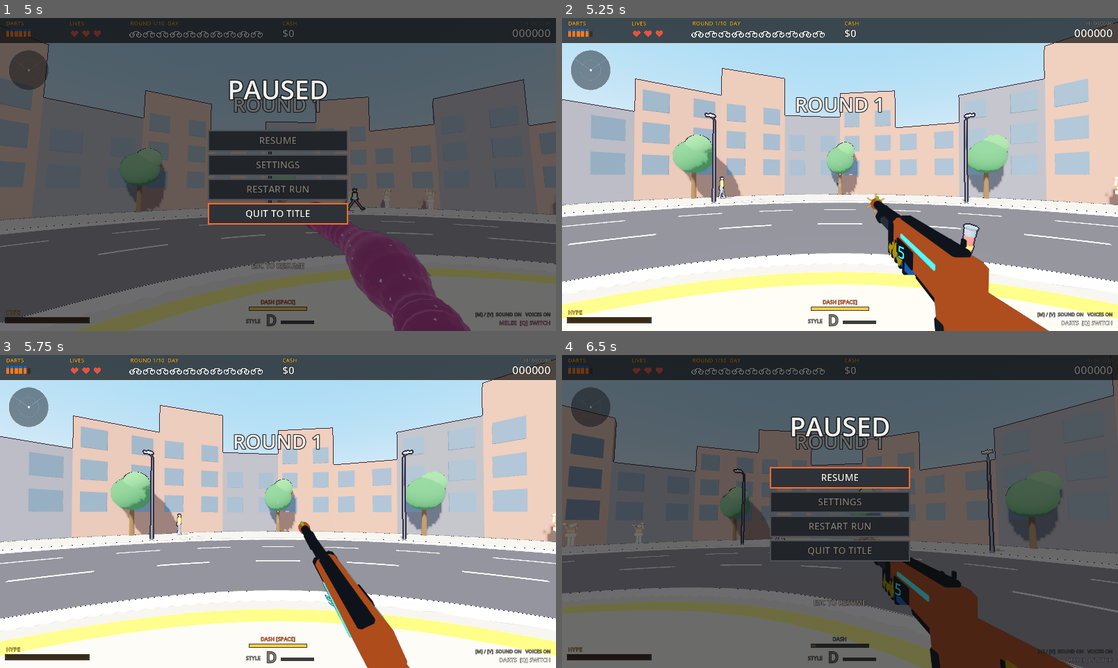
Above: before the commit, frames 1-4 (two rows, left to right).
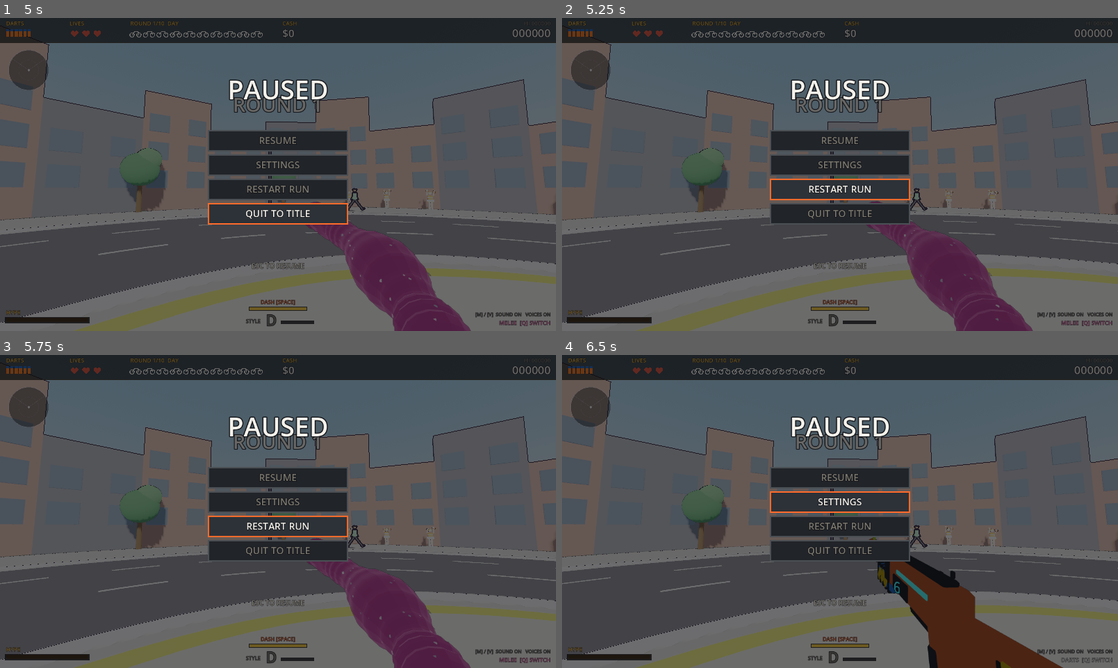
Above: after the commit, the same moments.

Repository: GVihi/FstreliBiciklina3D
Game: Godot game, scene res://main.tscn
The game is run twice, just before and just after one commit, with the same random seed, the same clock (stepped at 60 frames per second) and the same inputs.
Inputs (mouse positions are in pixels of both pictures, inside the frame that each line leads up to):
- Up to frame 1 (5 s): tap Enter at 0.5, 2.75 s; move the mouse to (400, 158) at 0.52 s; hold Right 0.53-1.25 s; tap Tab at 0.6, 2.1 s; click (400, 158) at 0.67 s; tap Space at 0.77, 1.25, 3.77, 4.25 s; tap R at 0.8, 2.3, 3.8 s; drag from (166, 190) to (250, 237) at 1.27 s; move the mouse to (333, 105) at 2.02 s; hold Right 2.03-2.75 s; click (333, 105) at 2.17 s; drag from (250, 237) to (111, 127) at 2.77 s; move the mouse to (444, 221) at 3.52 s; hold Left 3.53-4.25 s; tap Q at 3.6 s; click (444, 221) at 3.67 s; drag from (111, 127) to (194, 96) at 4.27 s
- Up to frame 2 (5.25 s): move the mouse to (867, 174) at 5.02 s; hold Down from 5.03 s (still down); tap Keypad Enter at 5.1 s; click (867, 174) at 5.17 s
- Up to frame 3 (5.75 s): keep holding Down; tap R at 5.3 s
- Up to frame 4 (6.5 s): move the mouse to (817, 505) at 5.77 s; release Down at 5.78 s; hold Right from 5.78 s (still down); tap 1 at 5.85 s; click (817, 505) at 5.92 s; tap Space at 6.02 s; tap Tab at 6.05 s

Frame 1 is identical in both runs. In frame 2, 100% of the frame differs, in the area x 0-100%, y 0-100%; in frame 3, 100%; in frame 4, 22%.

Commit message:
Ask for confirmation before Restart Run and Quit to Title
Roadmap: Milestone A, Menu follow-ups, "Confirm before Restart Run /
Quit to Title".

- Both pause menu entries open a confirmation page ("RESTART RUN?" /
  "QUIT TO TITLE?") that says the run will be lost.
- NO, GO BACK is selected first, so Enter or A does not lose the run by
  accident. Esc / B also goes back.
- Works with mouse hover and click, keyboard (arrows, W / S, Enter) and
  gamepad (D-pad, A).
- YES ignores input for 0.3 s after the page opens, so the second click
  of a double click on the pause menu cannot confirm it.

Not run in Godot; gdformat and gdlint pass.

Co-Authored-By: Claude Sonnet 5.5 <noreply@anthropic.com>
Claude-Session: https://claude.ai/code/session_01Pv7uDkKTfh1GmEEvZLQkXL

Diff:
--- a/scripts/hud.gd
+++ b/scripts/hud.gd
@@ -513,6 +513,50 @@
 	_txt("ESC TO RESUME", cx, size.y * 0.80, int(16 * k), GRAY, 1)
 
 
+# Restart Run and Quit to Title lose the run, so they ask first. NO is the first button and the default.
+const CONFIRM_TEXT = {
+	"restart": {"title": "RESTART RUN?", "yes": "YES, RESTART"},
+	"title": {"title": "QUIT TO TITLE?", "yes": "YES, QUIT"}
+}
+
+
+func confirm_rect(i: int) -> Rect2:
+	var k = size.y / 720.0
+	var w = 320.0 * k
+	var h = 46.0 * k
+	return Rect2((size.x - w) * 0.5, size.y * 0.46 + i * (h + 10.0 * k), w, h)
+
+
+func confirm_at(pos: Vector2) -> int:
+	if g == null or not g.paused or g.pause_page != "confirm":
+		return -1
+	for i in range(2):
+		if confirm_rect(i).has_point(pos):
+			return i
+	return -1
+
+
+func _draw_confirm(k: float, cx: float) -> void:
+	var text = CONFIRM_TEXT.get(g.confirm_id, CONFIRM_TEXT["restart"])
+	_txt(text["title"], cx, size.y * 0.26, int(60 * k), TEXT, 1)
+	_txt("THIS RUN WILL BE LOST - NO SCORE AND NO COINS", cx, size.y * 0.36, int(20 * k), RED, 1)
+	var labels = ["NO, GO BACK", text["yes"]]
+	for i in range(2):
+		var r = confirm_rect(i)
+		var on = g.confirm_sel == i  # the mouse updates confirm_sel in input.gd (hover_menu)
+		draw_rect(r, Color(0.176, 0.196, 0.22) if on else Color(0.13, 0.14, 0.16))
+		draw_rect(r, ACCENT if on else Color(0.29, 0.31, 0.33), false, 3.0 * k)
+		_txt(
+			labels[i],
+			r.position.x + r.size.x * 0.5,
+			r.position.y + 31.0 * k,
+			int(22 * k),
+			TEXT if on else GRAY,
+			1
+		)
+	_txt("ESC TO GO BACK", cx, size.y * 0.80, int(16 * k), GRAY, 1)
+
+
 # ---------------------------------------------------------------- settings panel (pause screen / title with TAB)
 const SETTING_ROWS = [
 	{"id": "fov", "label": "FIELD OF VIEW", "min": 60.0, "max": 105.0, "fmt": "%d"},
@@ -765,6 +809,9 @@
 			_dim(0.86)
 			_draw_settings(k)
 			_txt("ESC OR CLICK OUTSIDE TO GO BACK", cx, size.y * 0.92, int(14 * k), GRAY, 1)
+		elif g.pause_page == "confirm":
+			_dim(0.6)
+			_draw_confirm(k, cx)
 		else:
 			_dim(0.6)
 			_draw_pause_menu(k, cx)
--- a/scripts/input.gd
+++ b/scripts/input.gd
@@ -66,21 +66,26 @@
 				g.title_page = "" if g.title_page == "settings" else "settings"
 			elif g.state == "play":
 				if g.paused:
-					g.pause_page = "" if g.pause_page == "settings" else "settings"
+					if g.pause_page != "confirm":
+						g.pause_page = "" if g.pause_page == "settings" else "settings"
 				else:
 					Input.mouse_mode = Input.MOUSE_MODE_VISIBLE
 		elif kc == KEY_ENTER or kc == KEY_KP_ENTER:
 			menu_confirm()
 		elif kc == KEY_LEFT:
 			menu_move(-1)
+			confirm_move()
 		elif kc == KEY_RIGHT:
 			menu_move(1)
+			confirm_move()
 		elif kc == KEY_UP or kc == KEY_W:
 			title_move(-1)
 			pause_move(-1)
+			confirm_move()
 		elif kc == KEY_DOWN or kc == KEY_S:
 			title_move(1)
 			pause_move(1)
+			confirm_move()
 		elif kc == KEY_1 or kc == KEY_KP_1:
 			if g.state == "upgrade":
 				if g.state_t > 0.35:
@@ -144,8 +149,10 @@
 		if Input.mouse_mode != Input.MOUSE_MODE_CAPTURED:
 			if btn == JOY_BUTTON_DPAD_UP:
 				pause_move(-1)
+				confirm_move()
 			elif btn == JOY_BUTTON_DPAD_DOWN:
 				pause_move(1)
+				confirm_move()
 			elif btn == JOY_BUTTON_A:
 				pause_activate(g.pause_sel)
 			elif btn == JOY_BUTTON_B:
@@ -253,6 +260,9 @@
 	var pi = g.hud.pause_at(pos)
 	if pi >= 0:
 		g.pause_sel = pi
+	var ci = g.hud.confirm_at(pos)
+	if ci >= 0:
+		g.confirm_sel = ci
 
 
 # ---- title screen menu (entries are listed in hud.gd TITLE_ITEMS)
@@ -306,6 +316,9 @@
 
 
 func pause_activate(i: int) -> void:
+	if g.pause_page == "confirm":
+		confirm_activate(g.confirm_sel)
+		return
 	if g.pause_page != "":
 		pause_back()
 		return
@@ -316,7 +329,31 @@
 	elif id == "settings":
 		g.pause_page = "settings"
 		g.sfx.play("click")
-	elif id == "restart":
+	elif id == "restart" or id == "title":  # both lose the run, so ask first (NO is the default)
+		g.confirm_id = id
+		g.confirm_sel = 0
+		g.confirm_t0 = g.time
+		g.pause_page = "confirm"
+		g.sfx.play("click")
+
+
+# ---- restart / quit confirmation (texts and buttons are in hud.gd CONFIRM_TEXT)
+func confirm_move() -> void:
+	if g.state == "play" and g.paused and g.pause_page == "confirm":
+		g.confirm_sel = 1 - g.confirm_sel
+		g.sfx.play("click")
+
+
+func confirm_activate(i: int) -> void:
+	if i == 0:
+		pause_back()  # NO: back to the pause menu
+		return
+	if g.time - g.confirm_t0 < 0.3:
+		return  # the second click of a double click on RESTART RUN / QUIT TO TITLE must not confirm
+	g.confirm_sel = i
+	var id = g.confirm_id
+	g.pause_page = ""
+	if id == "restart":
 		g.start_game(g.daily_mode)
 	elif id == "title":
 		g.abandon_run()
@@ -367,6 +404,10 @@
 					and not g.hud.panel_rect().has_point(pmp)
 				):
 					pause_back()
+			elif g.pause_page == "confirm":
+				var ci = g.hud.confirm_at(pmp)
+				if ci >= 0:
+					confirm_activate(ci)
 			else:
 				var pi = g.hud.pause_at(pmp)
 				if pi >= 0:
--- a/scripts/main.gd
+++ b/scripts/main.gd
@@ -233,8 +233,11 @@
 var outlines = true
 var drag_id = ""
 var title_page = ""  # "" = main menu, otherwise settings / loadout / unlocks / scores
-var pause_page = ""  # "" = pause menu, "settings" = settings panel
+var pause_page = ""  # "" = pause menu, "settings" = settings panel, "confirm" = restart / quit confirmation
 var pause_sel = 0  # highlighted pause-menu entry (keyboard / gamepad)
+var confirm_id = ""  # what the confirmation asks about: "restart" or "title"
+var confirm_sel = 0  # highlighted confirmation button: 0 = NO (the safe default), 1 = YES
+var confirm_t0 = 0.0  # g.time when the confirmation opened; YES is ignored for a moment after (double clicks)
 var title_sel = 0  # highlighted title-menu entry (keyboard / gamepad)
 
 var cheerleaders = []
@@ -926,6 +929,7 @@
 	if not paused:
 		pause_page = ""
 		pause_sel = 0
+		confirm_sel = 0
 	time += dt
 	player_sys.update_player(dt, captured)
 	if not paused:
Not shown, changed: README.md
